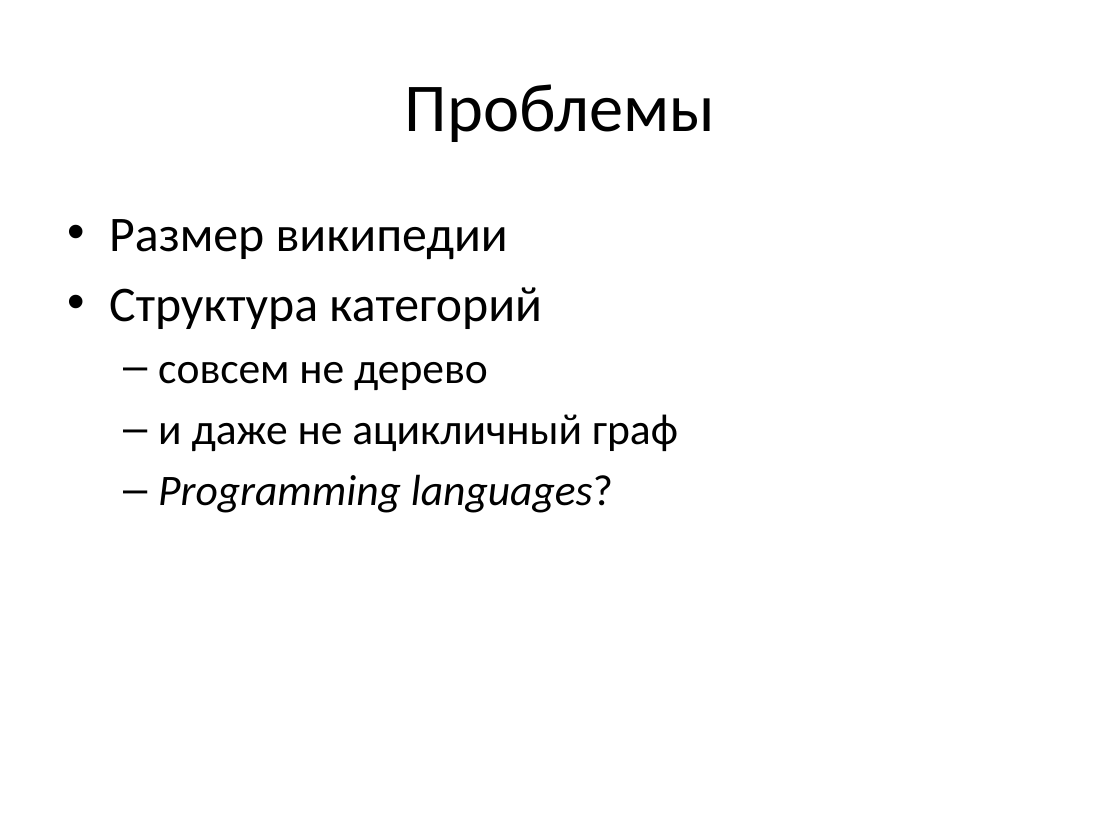
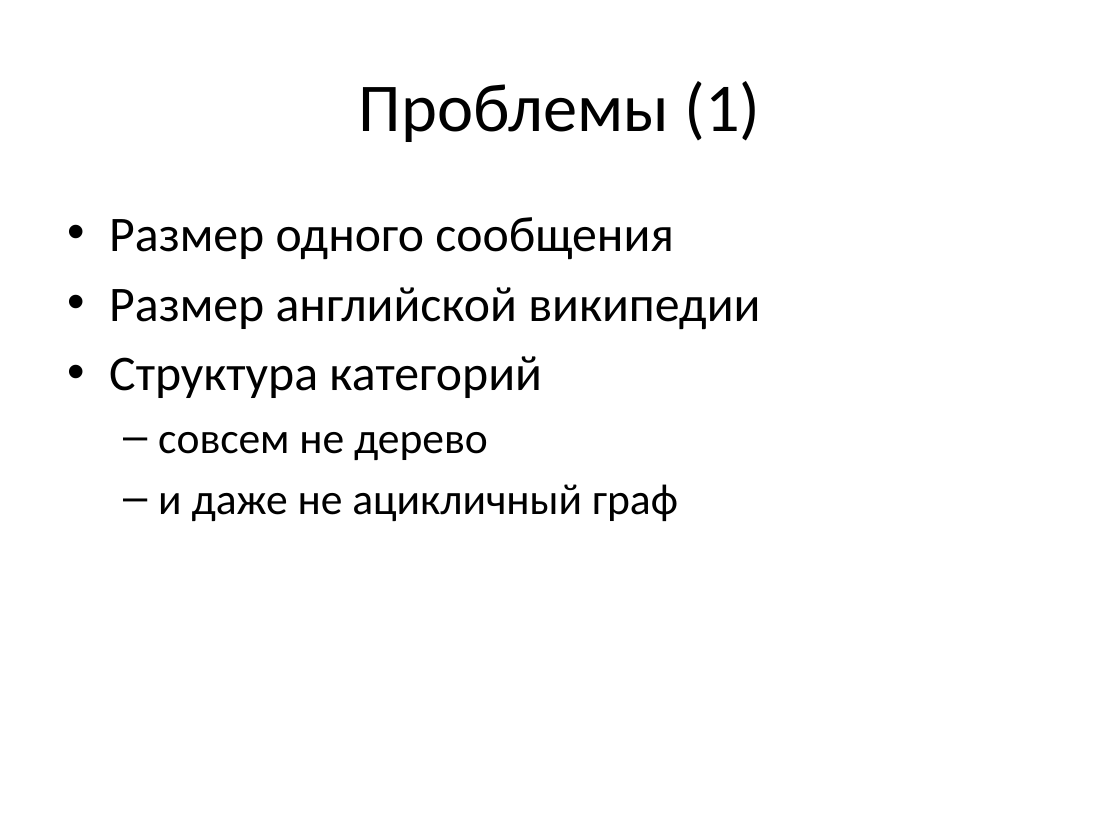
Before and after one commit to ttim/Diploma, a slide deck: slide 5 of docs/spisok2012-slides.pptx (slide 4 before the commit). Drawn at 1120x840 pixels with LibreOffice and Linux fonts; fonts in the diff are those of the drawing. Boxes give left, top, right and bottom in pixels: in the first picture for what was removed or moved away, otherwise in the second. Text is boxed around its words. In the diff, an @@ line names an element or a change of style, - is before the commit and + after.

```diff
--- a/docs/spisok2012-slides.pptx
+++ b/docs/spisok2012-slides.pptx
@@ title at (x1=359, y1=81, x2=760, y2=142): text changed @@
-Проблемы
+Проблемы (1)
@@ text at (x1=109, y1=217, x2=760, y2=330): text changed @@
-• Размер википедии
+• Размер одного сообщения
+• Размер английской википедии
@@ text at (x1=158, y1=474, x2=613, y2=513): paragraph removed @@
-  – Programming languages?
```
Also in this commit, not shown: 4 other slides changed, 5 slides added, 1 other file.
